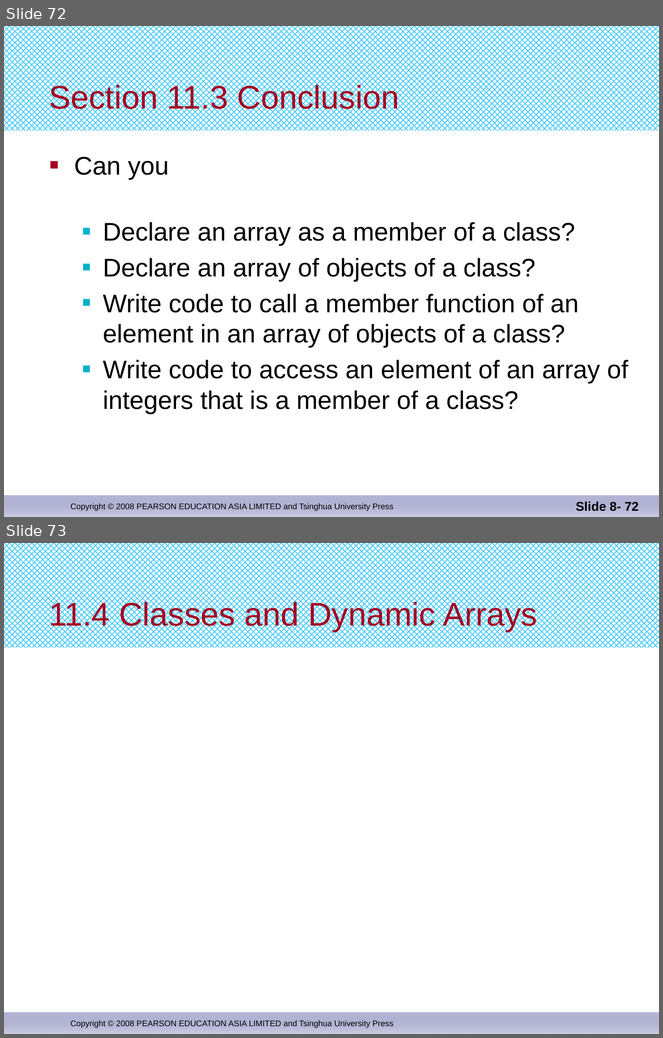
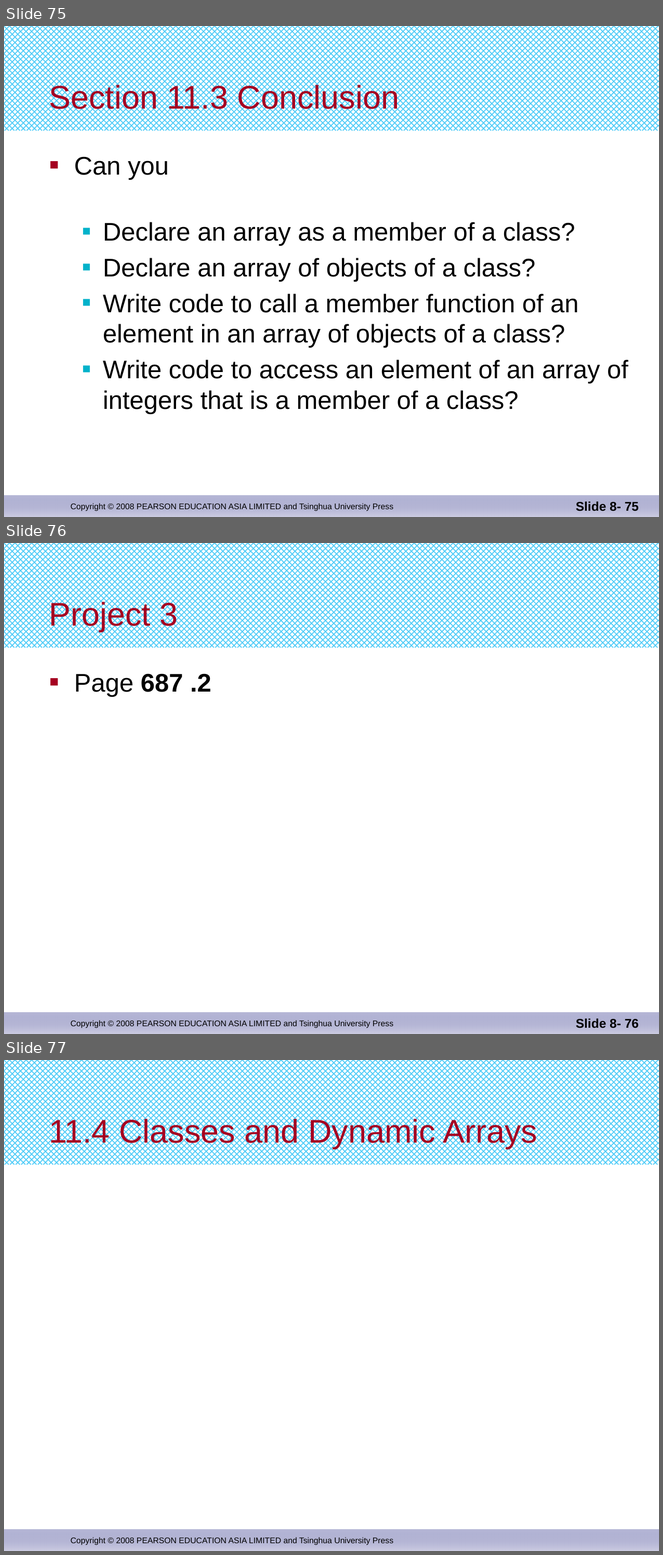
Before and after one commit to djuanbei/CPLUSPLUS, a slide deck: ppt/Chapter 11.pptx. Shown one above the other, each under a label of ours: slides 72 and 73 before the commit, slides 75, 76 and 77 after it. The pictures are 663x1038 and 663x1555 pixels, drawn with LibreOffice and Linux fonts; fonts in the diff are those of the drawing. Boxes give left, top, right and bottom in pixels: in the first picture for what was removed or moved away, otherwise in the second. Text is boxed around its words. In the diff, an @@ line names an element or a change of style, - is before the commit and + after.

```diff
--- a/ppt/Chapter 11.pptx
+++ b/ppt/Chapter 11.pptx
@@ slide 76 added at bbox=[4, 543, 659, 1034], background #FFFFFF; not listed: 3 template elements that a slide beside it also shows @@
@@ title added at bbox=[49, 600, 178, 632], 36 pt, text #A50021 @@
+Project 3
@@ text added at bbox=[74, 674, 211, 697], 28 pt, text #000000, bold @@
+■ Page 687 .2
@@ page number added at bbox=[576, 1019, 639, 1029], 14 pt, text #000000, bold @@
+Slide 8- 76
@@ what was slide 72 is now slide 75 @@
@@ page number at bbox=[576, 502, 639, 512]: text changed @@
-Slide 8- 72
+Slide 8- 75
@@ what was slide 73 is now slide 77 @@
```
Also in this commit, not shown: 2 slides changed, 4 other slides added, 1 other file.
